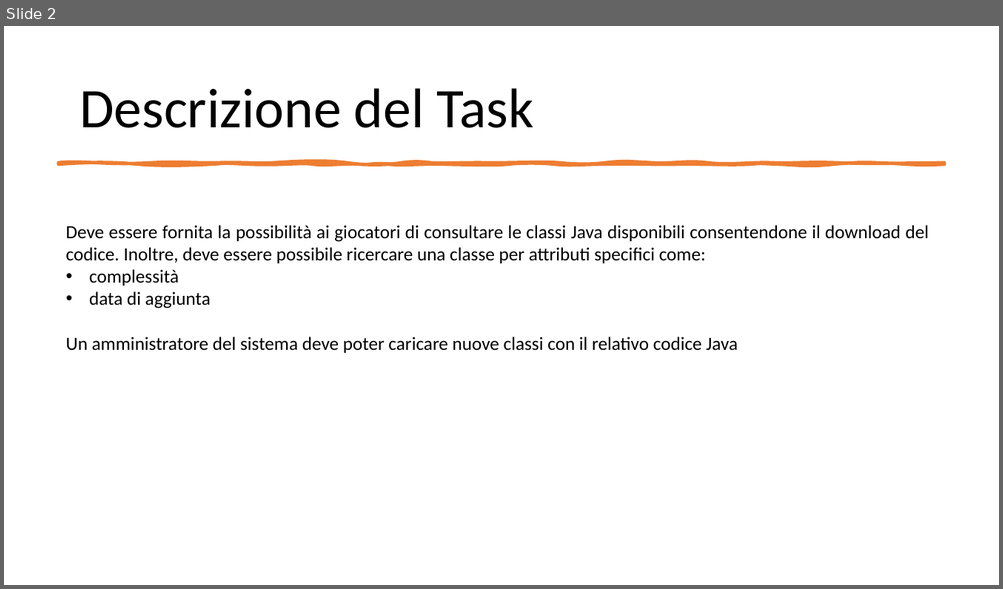
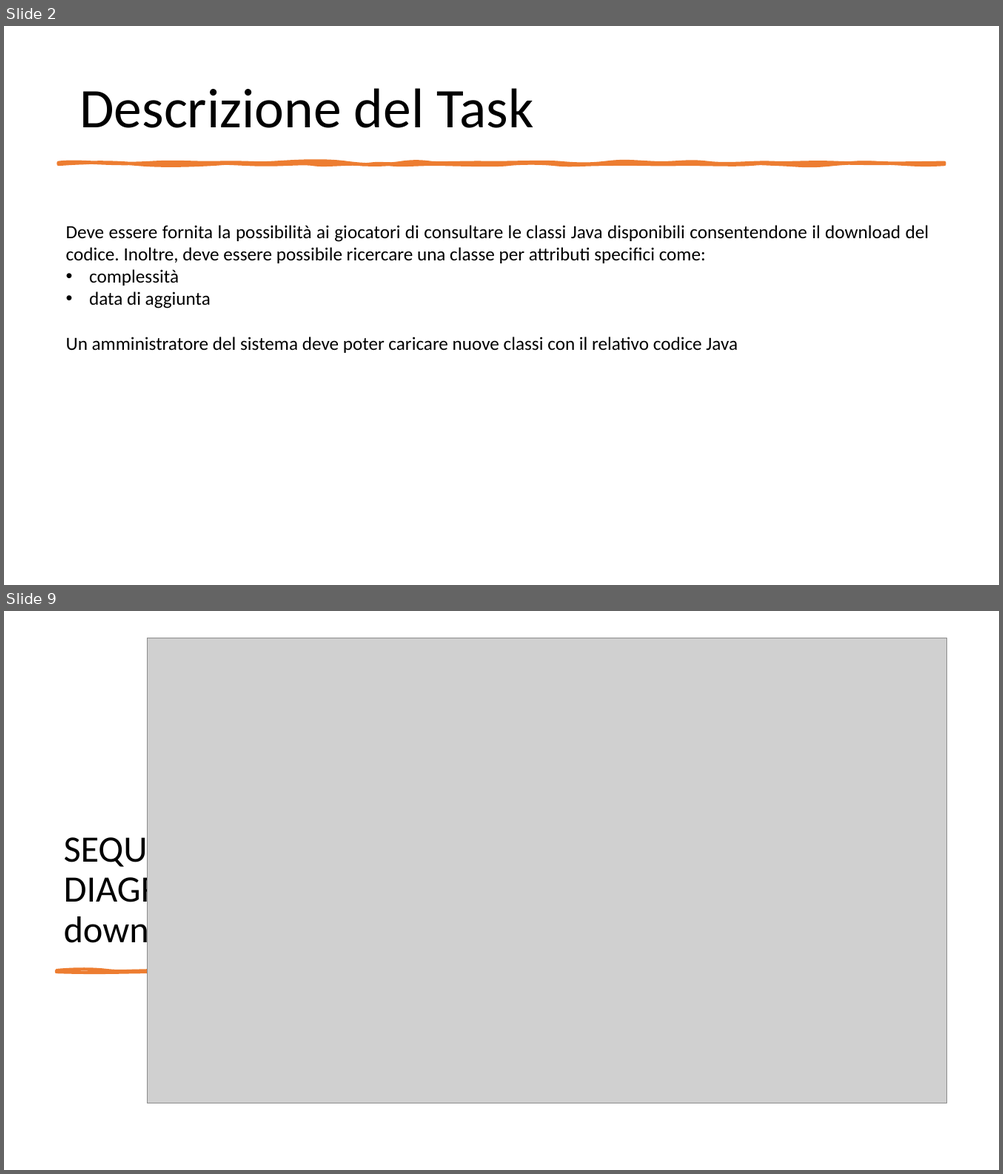
Before and after one commit to Testing-Game-SAD-2023/T1-G20, a slide deck: Pres_G20_T1_IT3.pptx. Shown one above the other, each under a label of ours: slide 2 before the commit, slides 2 and 9 after it; the slides between them are not shown. The pictures are 1003x589 and 1003x1174 pixels, drawn with LibreOffice and Linux fonts; fonts in the diff are those of the drawing; grey boxes stand for pictures. Boxes give left, top, right and bottom in pixels: in the first picture for what was removed or moved away, otherwise in the second. Text is boxed around its words. In the diff, an @@ line names an element or a change of style, - is before the commit and + after.

```diff
--- a/Pres_G20_T1_IT3.pptx
+++ b/Pres_G20_T1_IT3.pptx
@@ slide 9 added at (x1=4, y1=611, x2=999, y2=1170), background #FFFFFF @@
@@ picture added at (x1=148, y1=638, x2=946, y2=1103) @@
@@ title added at (x1=64, y1=832, x2=333, y2=951), 36 pt, text #000000 @@
+SEQUENCE DIAGRAM-downloadClassUT
@@ freeform shape added at (x1=57, y1=971, x2=322, y2=972), fill #ED7D31, outline #ED7D31 3 pt @@
```
Also in this commit, not shown: 5 slides changed, 4 other slides added.
